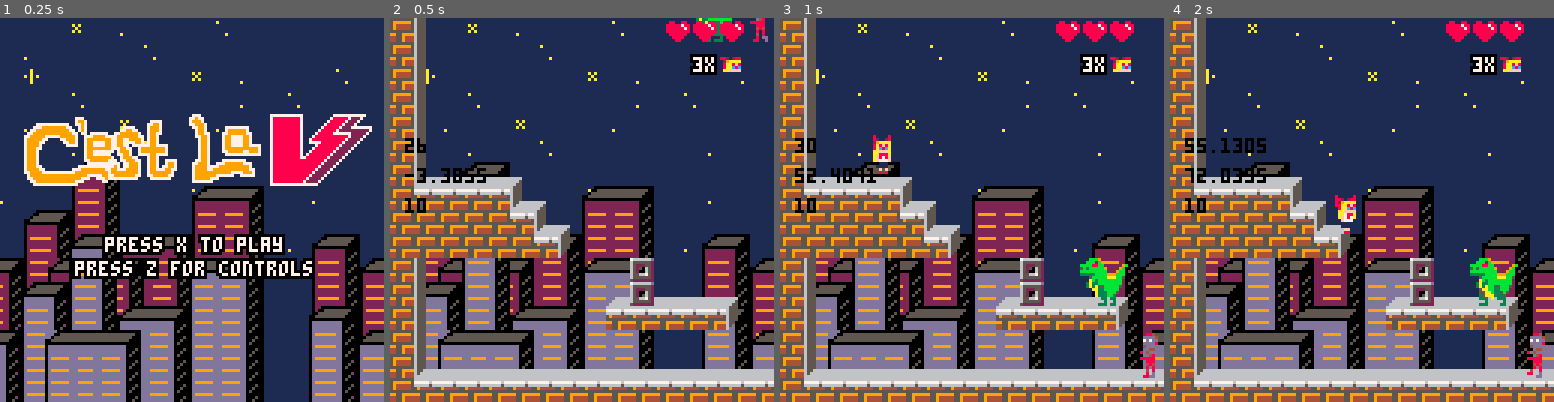
Above: before the commit, frames 1-4 (left to right).
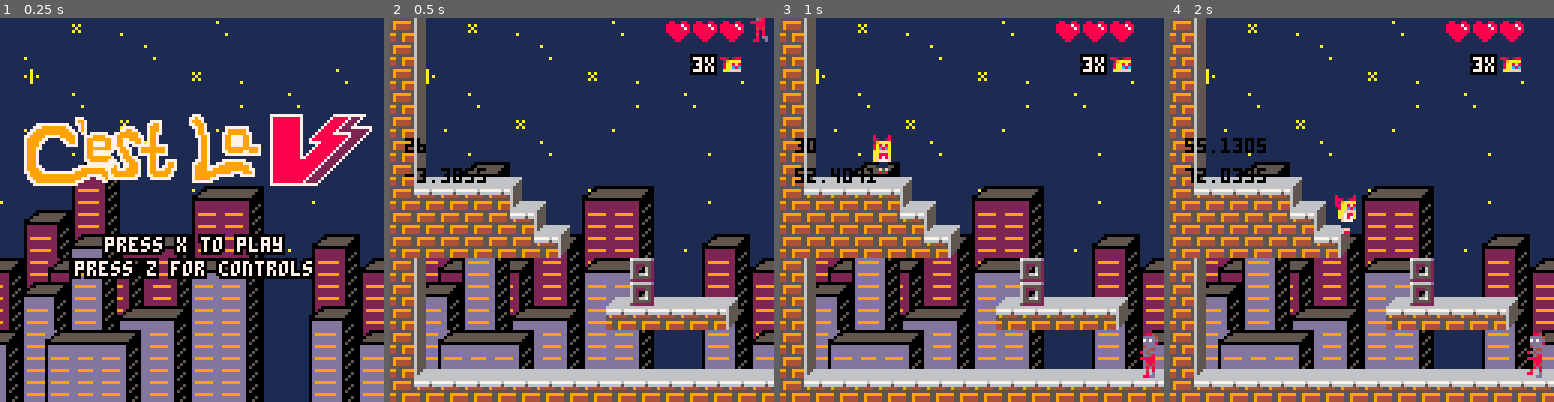
Above: after the commit, the same moments.

Repository: MarkNickerson/SailorV
Game: PICO-8 cartridge sailorv.p8
The game is run twice, just before and just after one commit, with the same random seed, the same clock (stepped at 60 frames per second) and the same inputs.
Inputs:
- Up to frame 1 (0.25 s): no input
- Up to frame 2 (0.5 s): tap X (X key) at 0.33 s
- Up to frame 3 (1 s): tap O (Z key) at 0.7 s
- Up to frame 4 (2 s): tap X (X key) at 1.07, 1.85 s; hold Right from 1.6 s (still down); tap O (Z key) at 1.7 s

Frame 1 is identical in both runs. In frame 2, 0.3% of the frame differs, in the area x 3-90%, y 0-51%; in frame 3, 0.9%; in frame 4, 1.0%, in the area x 3-91%, y 46-75%.

Commit message:
zombies in zone 1, ninjas in zone 2, boss at end of zone 2, cant beat game until you beat the boss

Diff:
--- a/sailorv.p8
+++ b/sailorv.p8
@@ -402,11 +403,11 @@
     cur_checkpoint.y = 20*8
 
     brawl_spawn = false
-
+    -- delete level objects and recreate them
+    delete_level_obs()
     instantiate_level_obs()
   end
-
-  if(solid(player, player.x, player.y-0.5, 7) and zone == 2) then
+  if(solid(player, player.x, player.y-0.5, 7) and zone == 2 and dz.health <= 0) then
     change_state(game_states.win_screen)
   end
 
@@ -931,27 +932,45 @@
 
 function spawnbrawl(xlock, y_spawn)
   if brawl_spawn == false then
-
     brawl_spawn = true
     brawl_clear = false
-    enemycount = #allninjas
-    enemycount += 1
-
-    make_ninja(player.x - 50, y_spawn, 5)
-    make_ninja(player.x + 50, y_spawn, 5)
-    make_ninja(player.x - 100, y_spawn, 5)
-    make_ninja(player.x + 100, y_spawn, 5)
+
+    if (zone == 1) then
+      enemycount = #allzombies
+      enemycount += 1
+
+      make_zombie(player.x - 50, y_spawn, 5)
+      make_zombie(player.x + 50, y_spawn, 5)
+      make_zombie(player.x - 100, y_spawn, 5)
+      make_zombie(player.x + 100, y_spawn, 5)
+
+    elseif(zone == 2) then
+      enemycount = #allninjas
+      enemycount += 1
+
+      make_ninja(player.x - 50, y_spawn, 5)
+      make_ninja(player.x + 50, y_spawn, 5)
+      make_ninja(player.x - 100, y_spawn, 5)
+      make_ninja(player.x + 100, y_spawn, 5)
+    end
 
     if (xlock-cam.x>64+25) then cam.x+=1 end
-
     brawl_bounds = {x=xlock}
   end
 
   if not brawl_clear then
-    if #allninjas <= enemycount then
-      brawl_clear = true
-      enemycount = 0
-      drawarrow = true
+    if (zone == 1) then
+      if #allzombies <= enemycount then
+        brawl_clear = true
+        enemycount = 0
+        drawarrow = true
+      end
+    elseif (zone == 2) then
+      if #allninjas <= enemycount then
+        brawl_clear = true
+        enemycount = 0
+        drawarrow = true
+      end
     end
   end
 end
@@ -1098,13 +1117,48 @@
   if((deityzilla.y >= 150 and deityzilla.y <= 155) or (deityzilla.y >= 260 and deityzilla.y <= 265) or deityzilla.health == nil) then
     del(alldeities, deityzilla)
   end
-
-end
+end
+
+function update_enemies()
+  -- spawn more enemies at randomized x locations
+  --if(player.x >= ninjaspawn) then
+  --if(player.x >= zombiespawn) then
+  if(zone==2 and player.x > 875 and spawn != 10000) then
+    dz = make_deityzilla(900, 230)
+    spawn = 10000
+  elseif(player.x >= spawn) then
+    if (zone == 1) then
+      make_zombie(player.x + 100, 0, 10)
+      spawn += 20
+      spawn += flr(rnd(100))
+    elseif (zone == 2) then
+       make_ninja(player.x + 100, 180, 10)
+       spawn += 50
+       spawn += flr(rnd(200))
+    end
+  end
+
+  foreach(shuriken, update_shuriken)
+  obs_collision(shuriken, player)
+  foreach(fireball, update_fireball)
+  obs_collision(fireball, player)
+  foreach(allninjas, move_actor)
+  foreach(allzombies, move_actor)
+  foreach(alldeities, move_actor)
+end
+
 
 function draw_deityzilla(deityzilla)
    spr(deityzilla.sprite, deityzilla.x, deityzilla.y-16, 2, 2, deityzilla.flip)
 end
 
+function draw_enemies()
+  foreach(allninjas, draw_ninja)
+  foreach(allzombies, draw_zombie)
+  foreach(alldeities, draw_deityzilla)
+  foreach(shuriken, draw_obj)
+  foreach(fireball, draw_obj)
+end
 
 ------------------------------- end enemies
 
@@ -1226,8 +1280,6 @@
 
 function init_game()
   player = make_player(20,1)
-  make_deityzilla(100, 0)
-
   brawl_spawn = false
   brawl_clear = true
 
@@ -1237,32 +1289,9 @@
 end
 
 function update_game()
-  -- spawn more ninjas at randomized x locations
-  --if(player.x >= ninjaspawn) then
-  if(player.x >= zombiespawn) then
-    if (zone == 1) then
-      --make_ninja(player.x + 100, 0, 10)
-      --ninjaspawn += 50
-      --ninjaspawn += flr(rnd(200))
-      make_zombie(player.x + 100, 0, 10)
-      zombiespawn += 50
-      zombiespawn += flr(rnd(200))
-    elseif (zone == 2) then
-      -- make_ninja(player.x + 100, 180, 10)
-      -- ninjaspawn += 50
-      -- ninjaspawn += flr(rnd(200))
-    end
-
-  end
-  foreach(shuriken, update_shuriken)
-  obs_collision(shuriken, player)
-  foreach(fireball, update_fireball)
-  obs_collision(fireball, player)
+  update_enemies()
   foreach(health_pack, update_health_pack)
   foreach(checkpoint, update_checkpoint)
-  foreach(allninjas, move_actor)
-  foreach(allzombies, move_actor)
-  foreach(alldeities, move_actor)
   move_actor(player)
 
   if(player.x >= 300 and player.x <= 350 and zone == 1) then
@@ -1322,12 +1351,8 @@
 
 
   map(0, 0, 0, 0, 128, 32)
-  foreach(allninjas, draw_ninja)
-  foreach(shuriken, draw_obj)
-  foreach(allzombies, draw_zombie)
-  --draw_deityzilla()
-  foreach(alldeities, draw_deityzilla)
-  foreach(fireball, draw_obj)
+
+  draw_enemies()
   foreach(health_pack, draw_obj)
   foreach(checkpoint, draw_obj)
   if(blocking == true) then
@@ -1364,7 +1389,6 @@
    print(player.x,cam.x + 5,cam.y+40,0)
    print(player.y,cam.x + 5,cam.y+50,0)
   -- print(enemycount,cam.x + 5,48,0)
-   print(deityzilla.health,cam.x + 5,cam.y+60,0)
   draw_hearts()
   draw_lives()
   camera(0,0)
@@ -1600,13 +1624,10 @@
 end
 
 function instantiate_level_obs()
-  -- location to spawn first ninja
-  ninjaspawn = 0
-  zombiespawn = 0
+  -- location to spawn first enemy
+  spawn = 0
 
   if (zone == 1) then
-    make_ninja(469, 0, 10) -- because dan wanted a ninja here
-
     create_obs(health_pack, 39, 180, 4, 1, 4, 1, 1)
     create_obs(health_pack, 39, 300, 4, 1, 4, 1, 1)
     create_obs(health_pack, 39, 400, 4, 1, 4, 1, 1)
@@ -1635,11 +1656,20 @@
 
 function delete_level_obs()
   -- deletes ninjas and shurikens
+  for obj in all(allzombies) do
+    del(allzombies, obj)
+  end
   for obj in all(allninjas) do
     del(allninjas, obj)
   end
   for obj in all(shuriken) do
     del(shuriken, obj)
+  end
+  for obj in all(alldeities) do
+    del(alldeities, obj)
+  end
+  for obj in all(fireball) do
+    del(fireball, obj)
   end
   for obj in all(health_pack) do
     del(health_pack, obj)
